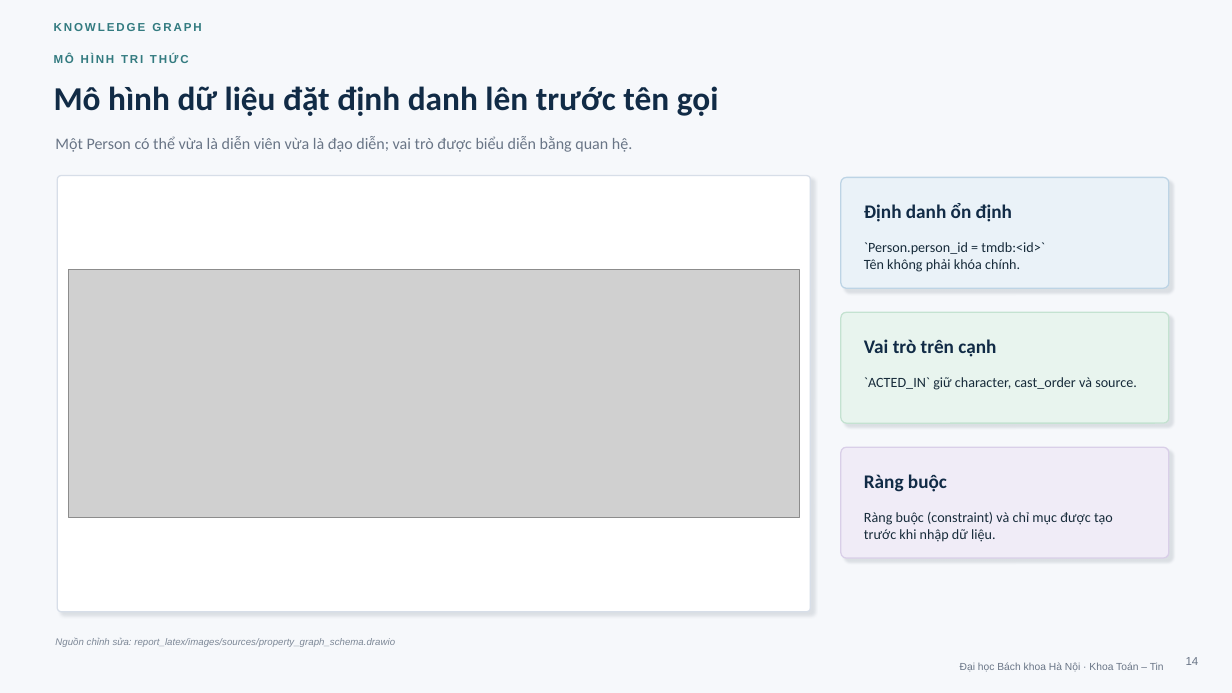
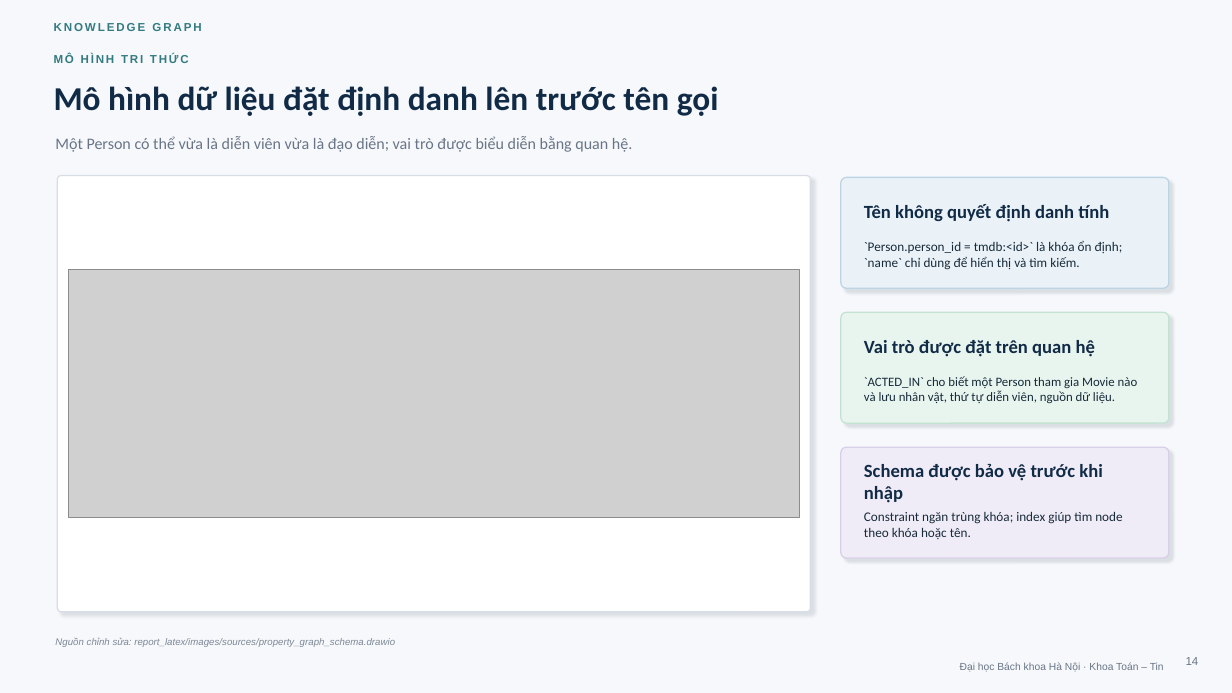
Before and after one commit to khanhhk/advanced_database, a slide deck: slide 14 of docs/deliverables/slide/movie_knowledge_graph_defense.pptx. Drawn at 1232x693 pixels with LibreOffice and Linux fonts; fonts in the diff are those of the drawing; grey boxes stand for pictures. Boxes give left, top, right and bottom in pixels: in the first picture for what was removed or moved away, otherwise in the second. Text is boxed around its words. In the diff, an @@ line names an element or a change of style, - is before the commit and + after.

```diff
--- a/docs/deliverables/slide/movie_knowledge_graph_defense.pptx
+++ b/docs/deliverables/slide/movie_knowledge_graph_defense.pptx
@@ text at [864,204,1109,222]: text changed; size 15 to 14.5 pt @@
-Định danh ổn định
+Tên không quyết định danh tính
@@ text at [864,241,1123,270]: text changed; size 11 to 10.3 pt @@
-`Person.person_id = tmdb:<id>`
-Tên không phải khóa chính.
+`Person.person_id = tmdb:<id>` là khóa ổn định; `name` chỉ dùng để hiển thị và tìm kiếm.
@@ text at [864,340,1095,357]: text changed; size 15 to 14.5 pt @@
-Vai trò trên cạnh
+Vai trò được đặt trên quan hệ
@@ text at [864,376,1138,403]: text changed; size 11 to 10 pt @@
-`ACTED_IN` giữ character, cast_order và source.
+`ACTED_IN` cho biết một Person tham gia Movie nào và lưu nhân vật, thứ tự diễn viên, nguồn dữ liệu.
@@ text at [864,463,1103,503]: text changed; size 15 to 14.5 pt @@
-Ràng buộc
+Schema được bảo vệ trước khi nhập
@@ text at [864,512,1122,539]: text changed; size 11 to 10.3 pt @@
-Ràng buộc (constraint) và chỉ mục được tạo trước khi nhập dữ liệu.
+Constraint ngăn trùng khóa; index giúp tìm node theo khóa hoặc tên.
```
Also in this commit, not shown: 18 other slides changed, 4 other files.
